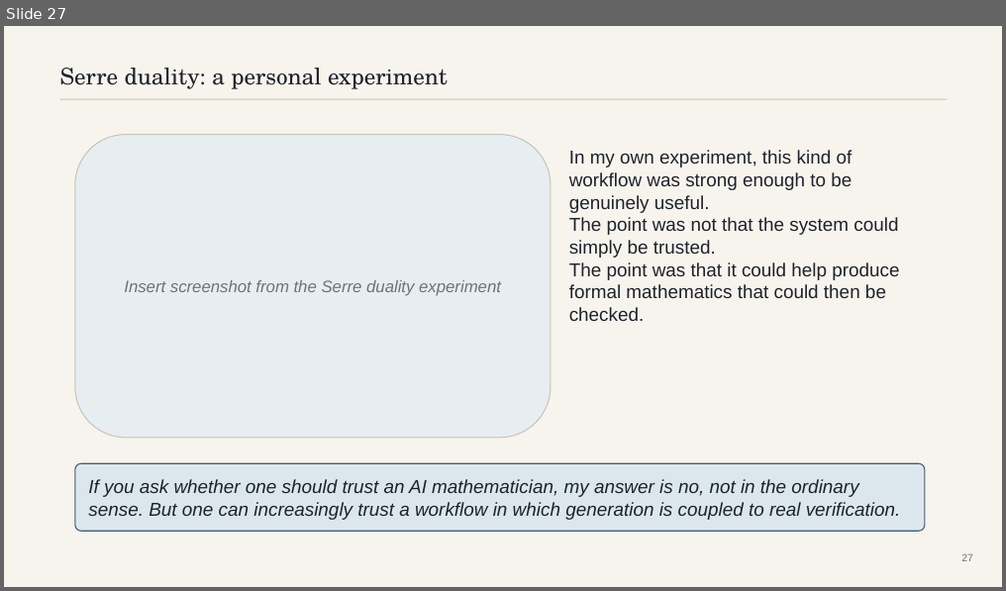
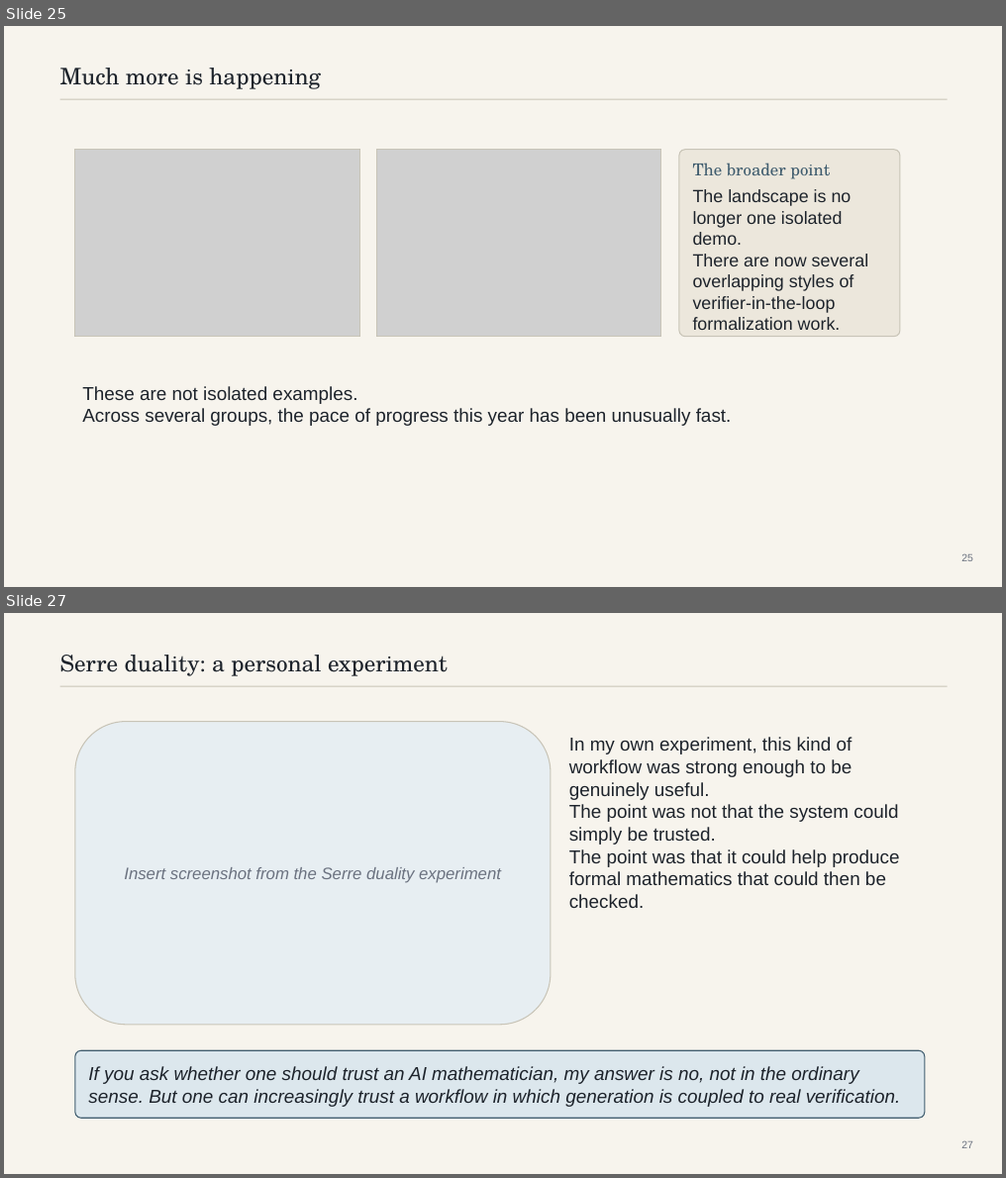
Before and after one commit to mattrobball/2026_03_09-colloquium, a slide deck: deck/should-you-trust-an-ai-mathematician.pptx. Shown one above the other, each under a label of ours: slide 27 before the commit, slides 25 and 27 after it; the slides between them are not shown. The pictures are 1006x591 and 1006x1178 pixels, drawn with LibreOffice and Linux fonts; fonts in the diff are those of the drawing; grey boxes stand for pictures. Boxes give left, top, right and bottom in pixels: in the first picture for what was removed or moved away, otherwise in the second. Text is boxed around its words. In the diff, an @@ line names an element or a change of style, - is before the commit and + after.

```diff
--- a/deck/should-you-trust-an-ai-mathematician.pptx
+++ b/deck/should-you-trust-an-ai-mathematician.pptx
@@ slide 25 added at box(4, 26, 1002, 587), background #F7F4ED @@
@@ text added at box(60, 68, 321, 89), 22 pt, text #1D232B @@
+Much more is happening
@@ line added from (60, 99) to (947, 99), #C8C4B7 1 pt @@
@@ picture added at box(75, 150, 359, 337) @@
@@ rectangle added at box(75, 150, 359, 337), outline #C8C4B7 1 pt @@
@@ picture added at box(377, 150, 661, 337) @@
@@ rectangle added at box(377, 150, 661, 337), outline #C8C4B7 1 pt @@
@@ rounded rectangle added at box(679, 150, 900, 337), fill #ECE7DC, outline #C8C4B7 1 pt @@
@@ text added at box(693, 163, 830, 179), 16 pt, text #3F5C6E @@
+The broader point
@@ text added at box(693, 189, 869, 330), 17 pt, text #1D232B @@
+The landscape is no longer one isolated demo.
+There are now several overlapping styles of verifier-in-the-loop formalization work.
@@ text added at box(82, 386, 732, 426), 18 pt, text #1D232B @@
+These are not isolated examples.
+Across several groups, the pace of progress this year has been unusually fast.
@@ text added at box(961, 554, 973, 562), 10 pt, text #6B7280 @@
+25
```
Also in this commit, not shown: 7 slides changed, 1 slide removed, 6 other files.
